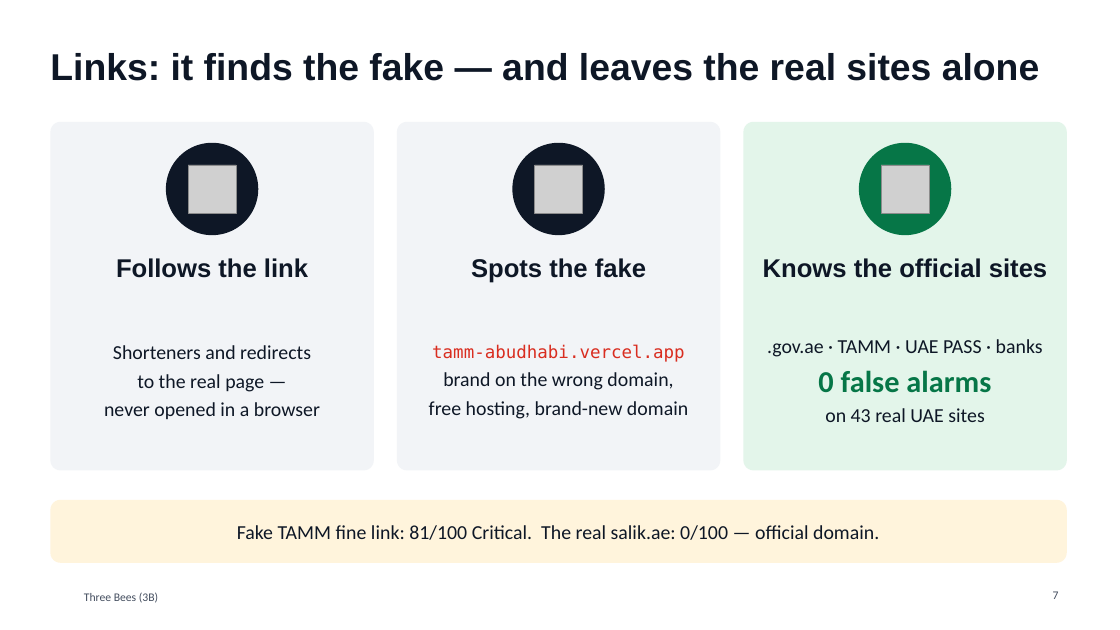
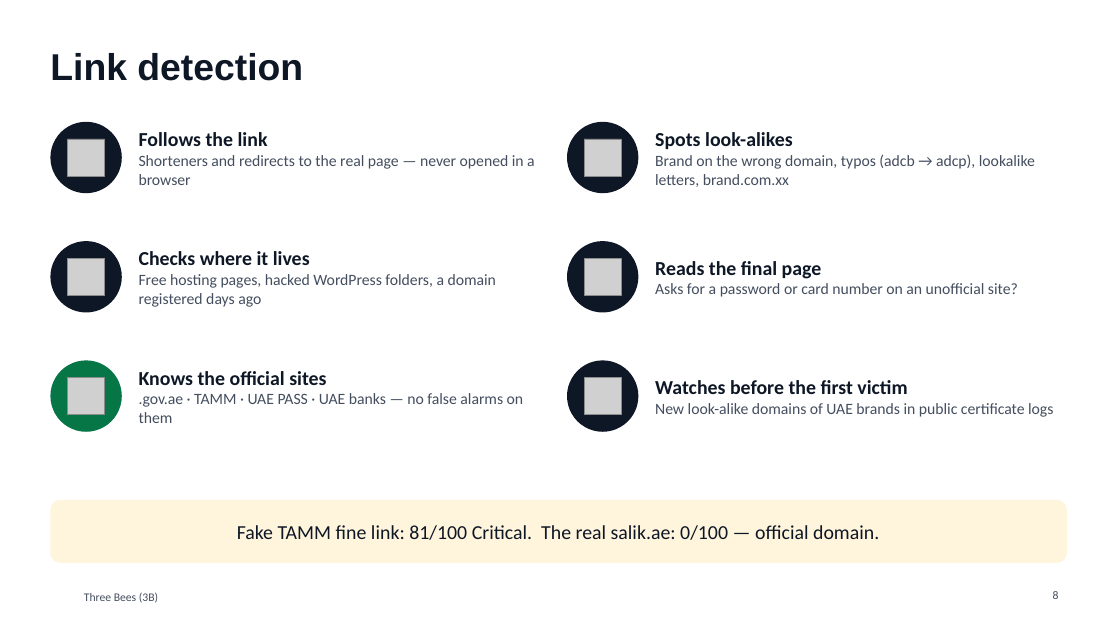
Before and after one commit to Mezx-1/three-bees, a slide deck: slide 8 of docs/presentation/ThreeBees_pitch.pptx (slide 7 before the commit). Drawn at 1120x630 pixels with LibreOffice and Linux fonts; fonts in the diff are those of the drawing; grey boxes stand for pictures; background and template pictures are left out. Boxes give left, top, right and bottom in pixels: in the first picture for what was removed or moved away, otherwise in the second. Text is boxed around its words. In the diff, an @@ line names an element or a change of style, - is before the commit and + after.

```diff
--- a/docs/presentation/ThreeBees_pitch.pptx
+++ b/docs/presentation/ThreeBees_pitch.pptx
@@ title at [50,53,303,81]: text changed @@
-Links: it finds the fake — and leaves the real sites alone
+Link detection
@@ ellipse: place and size @@
-ellipse at [166,143,259,235]
+ellipse at [50,122,122,193]
@@ rounded rectangle removed at [50,122,374,471] @@
@@ picture: place and size @@
-picture at [188,165,236,213]
+picture at [67,139,104,176]
@@ text at [139,132,535,185]: text changed; size 17 to 13.5 pt; text colour #0E1726 to #444E5F @@
-Shorteners and redirects
-to the real page —
-never opened in a browser
+Follows the link
+Shorteners and redirects to the real page — never opened in a browser
@@ rounded rectangle removed at [397,122,720,471] @@
@@ ellipse: place and size @@
-ellipse at [513,143,605,235]
+ellipse at [567,122,639,193]
@@ picture: place and size @@
-picture at [534,165,582,213]
+picture at [584,139,621,176]
@@ text added at [655,132,1035,187], 13.5 pt, text #444E5F @@
+Spots look-alikes
+Brand on the wrong domain, typos (adcb → adcp), lookalike letters, brand.com.xx
@@ rounded rectangle removed at [744,122,1067,471] @@
@@ ellipse removed at [859,143,951,235] @@
@@ ellipse added at [50,241,122,313], fill #0E1726 @@
@@ picture added at [67,258,104,295] @@
@@ text removed at [116,258,308,278] @@
-Follows the link
@@ text added at [139,251,496,307], 13.5 pt, text #444E5F @@
+Checks where it lives
+Free hosting pages, hacked WordPress folders, a domain registered days ago
@@ text removed at [471,258,646,283] @@
-Spots the fake
@@ ellipse added at [567,241,639,313], fill #0E1726 @@
@@ picture added at [584,258,621,295] @@
@@ text added at [655,261,1018,297], 13.5 pt, text #444E5F @@
+Reads the final page
+Asks for a password or card number on an unofficial site?
@@ text removed at [763,258,1047,278] @@
-Knows the official sites
@@ text removed at [429,344,688,419] @@
-tamm-abudhabi.vercel.app
-brand on the wrong domain,
-free hosting, brand-new domain
@@ ellipse added at [50,360,122,432], fill #067647 @@
@@ picture: place and size @@
-picture at [881,165,929,213]
+picture at [67,377,104,414]
@@ text at [139,371,524,423]: text changed; size 17 to 13.5 pt; text colour #0E1726 to #444E5F @@
-.gov.ae · TAMM · UAE PASS · banks
-0 false alarms
-on 43 real UAE sites
+Knows the official sites
+.gov.ae · TAMM · UAE PASS · UAE banks — no false alarms on them
@@ ellipse added at [567,360,639,432], fill #0E1726 @@
@@ picture added at [584,377,621,414] @@
@@ text added at [655,380,1053,417], 13.5 pt, text #444E5F @@
+Watches before the first victim
+New look-alike domains of UAE brands in public certificate logs
@@ page number at [1053,591,1059,599]: text changed @@
-7
+8
```
Also in this commit, not shown: 7 other slides changed, 6 slides added, 4 slides removed.
